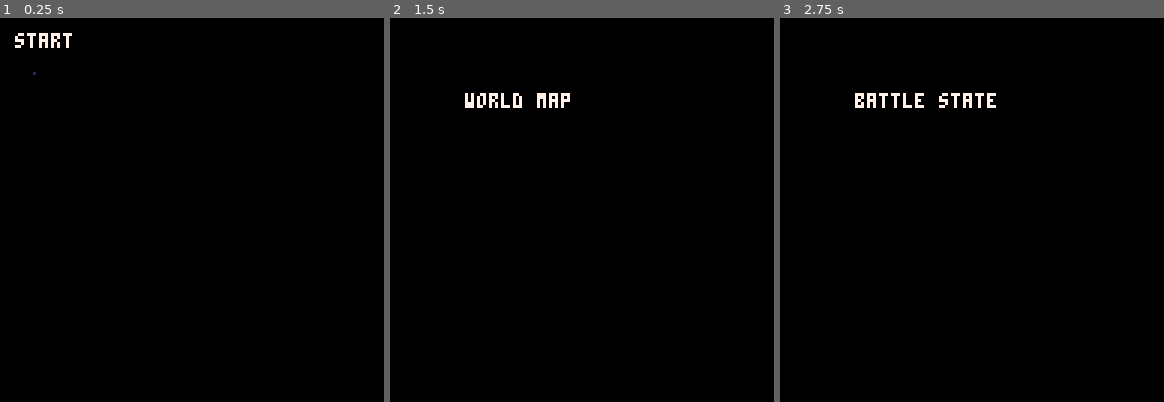
Above: before the commit, frames 1-3 (left to right).
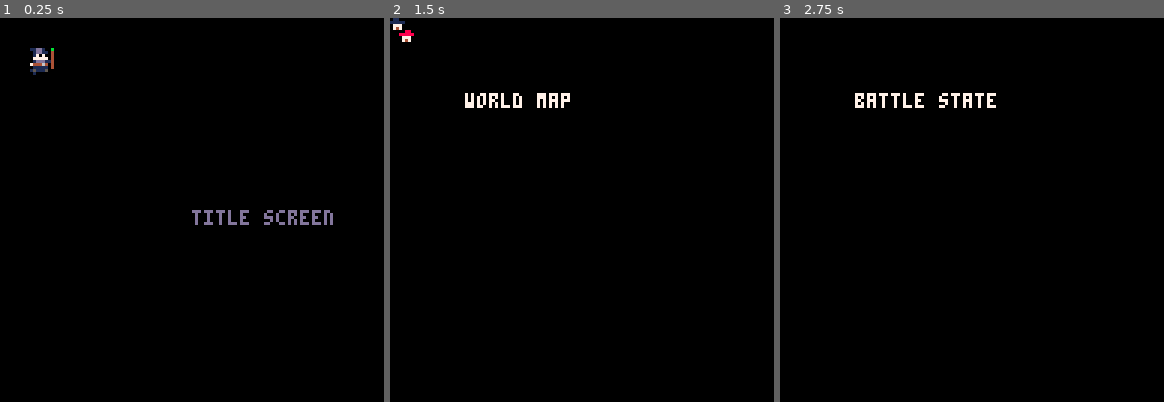
Above: after the commit, the same moments.

Repository: Joenheim/ff
Game: PICO-8 cartridge ff.p8
Same seed, same stepped clock (60 frames per second), same inputs: the game is played once before the commit and once after it.
Inputs:
- Up to frame 1 (0.25 s): no input
- Up to frame 2 (1.5 s): tap X (X key) at 0.33, 1.07 s; tap O (Z key) at 0.7 s
- Up to frame 3 (2.75 s): hold Right 1.6-2.1 s; tap O (Z key) at 1.7, 2.1, 2.5 s; tap X (X key) at 1.85 s; hold Up 2.15-2.42 s; hold Right from 2.47 s (still down)

The runs differ from the first frame. In frame 1, 1.2% of the frame differs, in the area x 3-87%, y 3-54%; in frame 2, 0.2%; in frame 3, nothing differs.

Commit message:
added some jank movement

Diff:
--- a/ff.p8
+++ b/ff.p8
@@ -9,3 +9,31 @@
 
 
 
+…(26 lines of a section not shown)…
+__map__
+0100000000000000000000000000000000000000000000000000000000000000000000000000000000000000000000000000000000000000000000000000000000000000000000000000000000000000000000000000000000000000000000000000000000000000000000000000000000000000000000000000000000000000
--- a/src/ff.lua
+++ b/src/ff.lua
@@ -10,52 +10,80 @@
     init = function() end
 }, {__index = _ENV})
 
+
+-- game state stuff
+-- maybe one for dungeons, might be superfluous
 game_state = class:new({
-
-})
-
+   --just in case I want to add some things
+})
+
+state_manager = class:new({
+    current_state = nil,
+
+    set_state = function(_ENVV, new_state)
+        current_state = new_state
+    end,
+
+    update = function(_ENV_)
+        if current_state and current_state.update then
+            current_state:update()
+        end
+    end,
+
+    draw = function(_ENV)
+        if current_state and current_state.update then
+            current_state:draw()
+        end
+    end,
+})
+
+--title screen
 start_state = game_state:new({
 
     update = function()
         blizzard:update()
         if btnp(4) then
-            current_state = worldmap_state:new()
-        end
+            sm:set_state(worldmap_state:new())
+        end
+        sprite:update()
 
     end,
 
 
     draw = function()
         blizzard:draw()
-        print("start", 5, 5, 7)
-
-    end
-
-
-})
-
+        print("title screen", 64, 64, 13)
+        sprite:draw()
+    end
+
+
+})
+
+
+--worldmap
 worldmap_state = game_state:new({
 
    update = function()
         if btnp(4) then
-            current_state = battle_state:new()
+            sm:set_state(battle_state:new())
         end
     end,
 
     draw = function()
         cls()
         print("world map", 25, 25, 7)
-    end
-
-
-})
-
-
+        map()
+    end
+
+
+})
+
+-- for fights
 battle_state = game_state:new({
 
     update = function()
         if btnp(4) then
-            current_state = worldmap_state:new()
+            sm:set_state(worldmap_state:new())
         end
     end,
 
@@ -67,42 +95,65 @@
 
 })
 
-character = class:new({
-    name = "Hero",
-    hp = 100,
-    mp = 100,
-    attack = 10,
-    defense = 5,
-    x = 64,
-    y = 64,
-    speed = 1,
+--sprites
+
+sprite  = class:new({
+
+    x = 10,
+    y = 10,
+    move_speed = 1,
+    sprite = 56,
+    w = 1,
+    h = 1,
+
+    animate = function(_ENV)
+        local animationframes = {56, 57, 58, 59}
+        local currentframe = 1
+        local function playanimation()
+            currentframe += 1
+            if currentframe > #animationframes then
+                currentframe = 1
+            end
+        end
+
+    end,
 
     update = function(_ENV)
         if btnp(0) then
-            x -= speed
+            x -= move_speed
         elseif btnp(1) then
-            x += speed
+            x += move_speed
         elseif btnp(2) then
-            y -= speed
+            y -= move_speed
         elseif btnp(3) then
-            y += speed
-        elseif btnp(4) then
-            x += 10
-        elseif btnp(5) then
-            y+= 10
-        end
-    end,
-
-    draw = function(_ENV)
-        circfill(x, y, 5, 8)
-    end
-
-
-
-
-
-})
-
+            y += move_speed
+        end
+    end,
+
+
+
+
+    draw = function(_ENV)
+            spr(sprite, x, y, h , w, xflip, yflip)
+        if btnp(0) then
+            spr(sprite, x, y, h , w, xflip, yflip)
+            xflip = true
+        elseif btnp(1) then
+            spr(sprite, x, y, h , w, xflip ,yflip)
+            xflip = false
+        elseif btnp(2) then
+            spr(sprite, x, y, h , w, xflip ,yflip)
+            yflip = true
+        else if btnp(3) then
+            spr(sprite, x, y, h , w, xflip ,yflip)
+            yflip = false
+        end
+
+    end
+end
+})
+
+--snowflake/title screen blizzard
 snowflake = class:new({
     x = rnd(127),
     y = rnd(127),
@@ -181,9 +232,12 @@
     end
 })
 
+
+--init stuff, trying to keep this fairly clean
 function initial_variables()
-    current_state = start_state:new() -- global variable, don't bother with _ENV for state switching
-    blizzard_instance = blizzard:new()
+    sm = state_manager:new() --new state manager for gloabl env
+    sm:set_state(start_state:new())
+    blizzard_instance = blizzard:new() --title screen blizzard
     blizzard_instance:create(100)
 end
 
@@ -193,13 +247,9 @@
 end
 
 function _update()
-    if current_state and current_state.update then
-        current_state:update()
-    end
+    sm:update()
 end
 
 function _draw()
-    if current_state and current_state.draw then
-        current_state:draw()
-    end
-end
+    sm:draw()
+end
Not shown, changed: 32 lines of the sprite sheet (__gfx__) section of ff.p8
